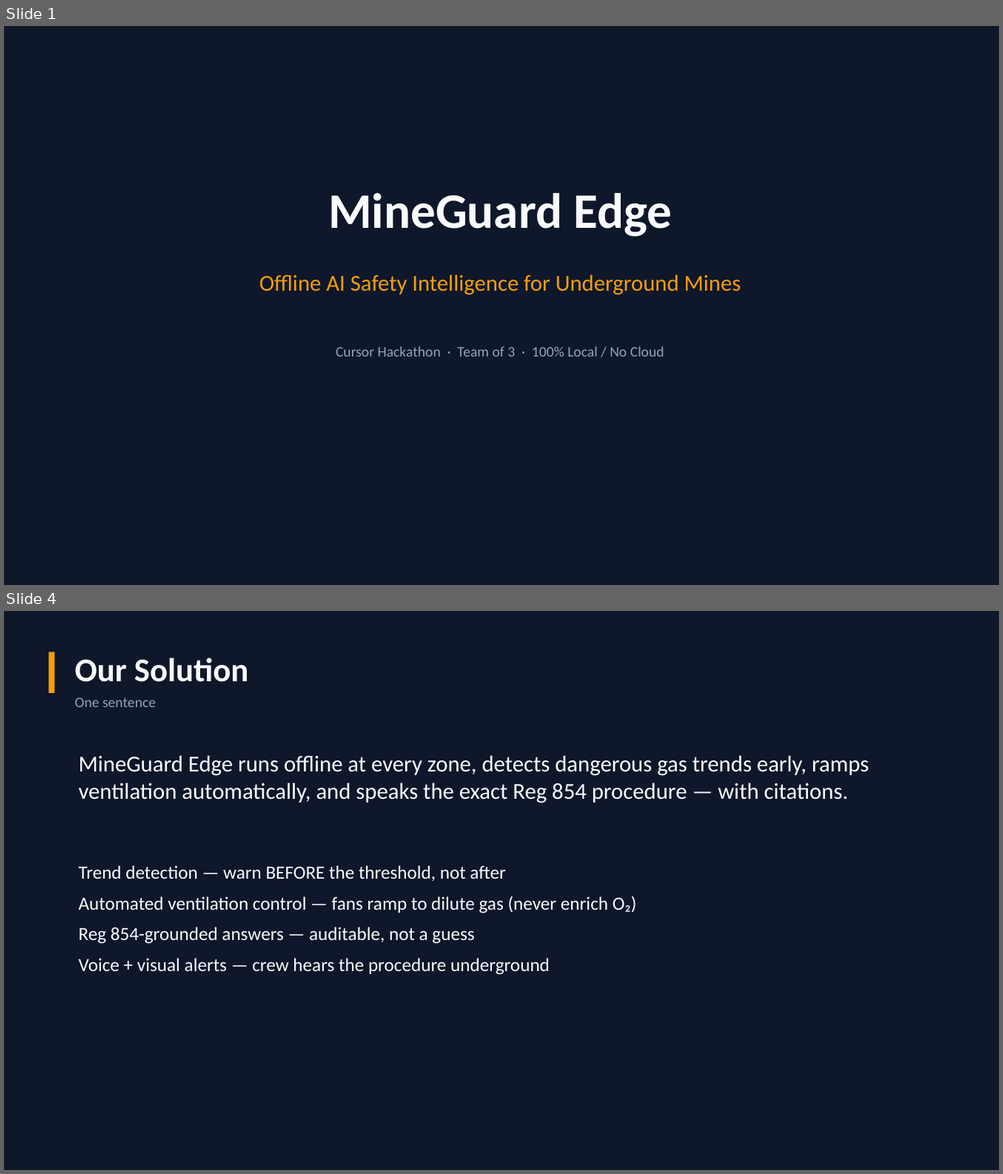
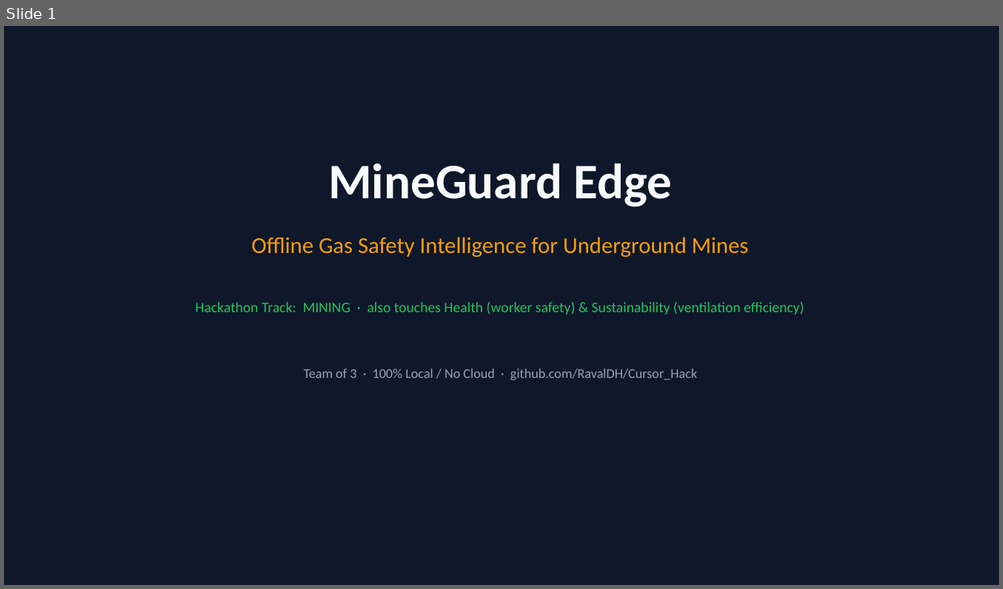
Before and after one commit to RavalDH/Cursor_Hack, a slide deck: presentation/MineGuard_Edge_Hackathon.pptx. Shown one above the other, each under a label of ours: slides 1 and 4 before the commit, slide 1 after it; the slides between them are not shown. The pictures are 1003x1174 and 1003x589 pixels, drawn with LibreOffice and Linux fonts; fonts in the diff are those of the drawing. Boxes give left, top, right and bottom in pixels: in the first picture for what was removed or moved away, otherwise in the second. Text is boxed around its words. In the diff, an @@ line names an element or a change of style, - is before the commit and + after.

```diff
--- a/presentation/MineGuard_Edge_Hackathon.pptx
+++ b/presentation/MineGuard_Edge_Hackathon.pptx
@@ slide 4 removed at [4, 611, 999, 1170], background #0F172A @@
@@ rectangle removed at [48, 652, 55, 693] @@
@@ text removed at [75, 658, 249, 682] @@
-Our Solution
@@ text removed at [75, 698, 156, 707] @@
-One sentence
@@ text removed at [79, 755, 868, 803] @@
-MineGuard Edge runs offline at every zone, detects dangerous gas trends early, ramps ventilation automatically, and speaks the exact Reg 854 procedure — with citations.
@@ text removed at [79, 866, 637, 975] @@
-Trend detection — warn BEFORE the threshold, not after
-Automated ventilation control — fans ramp to dilute gas (never enrich O₂)
-Reg 854-grounded answers — auditable, not a guess
-Voice + visual alerts — crew hears the procedure underground
@@ slide 1 changed as well @@
@@ text "MineGuard Edge": place and size @@
-text "MineGuard Edge" at [328, 193, 671, 237]
+text "MineGuard Edge" at [328, 164, 671, 207]
@@ text at [251, 237, 748, 258]: text changed @@
-Offline AI Safety Intelligence for Underground Mines
+Offline Gas Safety Intelligence for Underground Mines
@@ text added at [195, 302, 803, 315], 14 pt, text #22C55E @@
+Hackathon Track: MINING · also touches Health (worker safety) & Sustainability (ventilation efficiency)
@@ text at [304, 369, 697, 380]: text changed; size 14 to 13 pt @@
-Cursor Hackathon · Team of 3 · 100% Local / No Cloud
+Team of 3 · 100% Local / No Cloud · github.com/RavalDH/Cursor_Hack
```
Also in this commit, not shown: 5 other slides changed, 7 slides added, 7 other slides removed, 1 other file.
